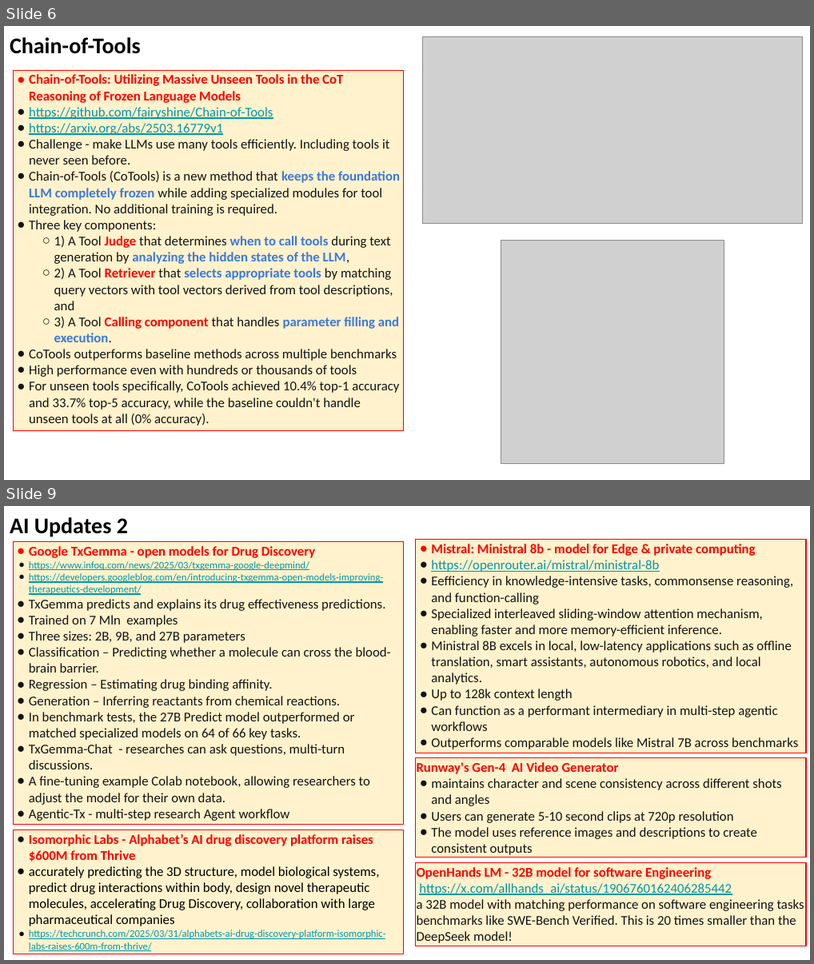
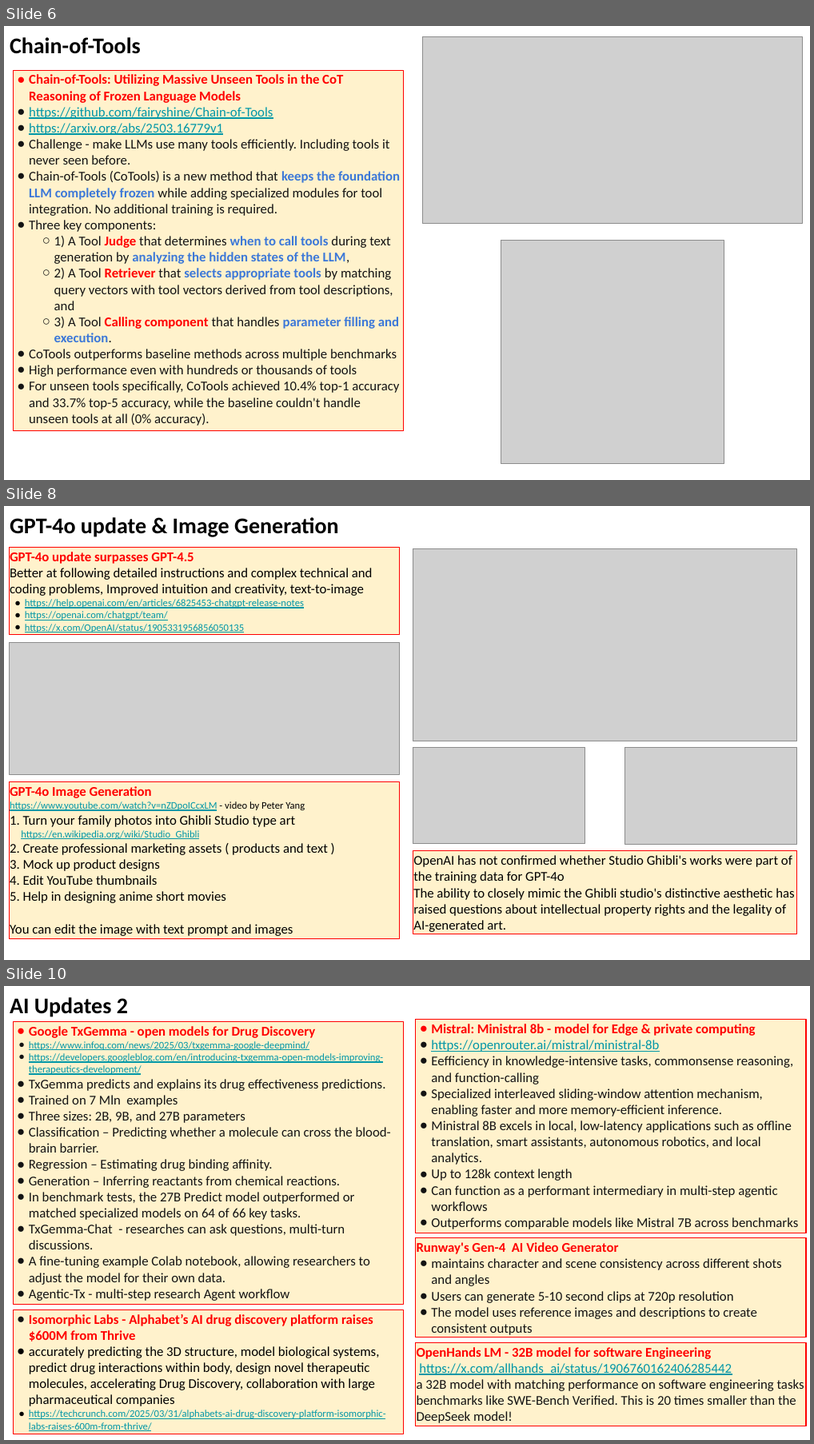
Before and after one commit to lselector/seminar, a slide deck: 2025/2025-04-04-AI-Updates.pptx. Shown one above the other, each under a label of ours: slides 6 and 9 before the commit, slides 6, 8 and 10 after it; the slides between them are not shown. The pictures are 814x964 and 814x1444 pixels, drawn with LibreOffice and Linux fonts; fonts in the diff are those of the drawing; grey boxes stand for pictures. Boxes give left, top, right and bottom in pixels: in the first picture for what was removed or moved away, otherwise in the second. Text is boxed around its words. In the diff, an @@ line names an element or a change of style, - is before the commit and + after.

```diff
--- a/2025/2025-04-04-AI-Updates.pptx
+++ b/2025/2025-04-04-AI-Updates.pptx
@@ slide 8 added at bbox=[4, 506, 810, 960], background #FFFFFF @@
@@ text added at bbox=[10, 517, 339, 537], 20 pt, text #000000, bold @@
+GPT-4o update & Image Generation
@@ rectangle added at bbox=[9, 547, 400, 634], fill #FFF2CC, outline #FF0000 0.75 pt, 12 pt, text #0097A7 @@
+GPT-4o update surpasses GPT-4.5
+Better at following detailed instructions and complex technical and coding problems, Improved intuition and creativity, text-to-image
+● https://help.openai.com/en/articles/6825453-chatgpt-release-notes
+● https://openai.com/chatgpt/team/
+● https://x.com/OpenAI/status/1905331956856050135
@@ picture added at bbox=[413, 548, 797, 740] @@
@@ picture added at bbox=[9, 642, 400, 774] @@
@@ picture added at bbox=[413, 747, 585, 843] @@
@@ picture added at bbox=[625, 747, 797, 844] @@
@@ rectangle added at bbox=[9, 782, 400, 938], fill #FFF2CC, outline #FF0000 0.75 pt, 12 pt, text #000000 @@
+GPT-4o Image Generation
+https://www.youtube.com/watch?v=nZDpoICcxLM - video by Peter Yang
+1. Turn your family photos into Ghibli Studio type art
+https://en.wikipedia.org/wiki/Studio_Ghibli
+2. Create professional marketing assets ( products and text )
+3. Mock up product designs
+4. Edit YouTube thumbnails
+5. Help in designing anime short movies
+You can edit the image with text prompt and images
@@ rectangle added at bbox=[413, 851, 797, 934], fill #FFF2CC, outline #FF0000 0.75 pt, 12 pt, text #000000 @@
+OpenAI has not confirmed whether Studio Ghibli's works were part of the training data for GPT-4o
+The ability to closely mimic the Ghibli studio's distinctive aesthetic has raised questions about intellectual property rights and the legality of AI-generated art.
@@ what was slide 9 is now slide 10 @@
```
Also in this commit, not shown: 7 slides changed, 2 other slides added.
